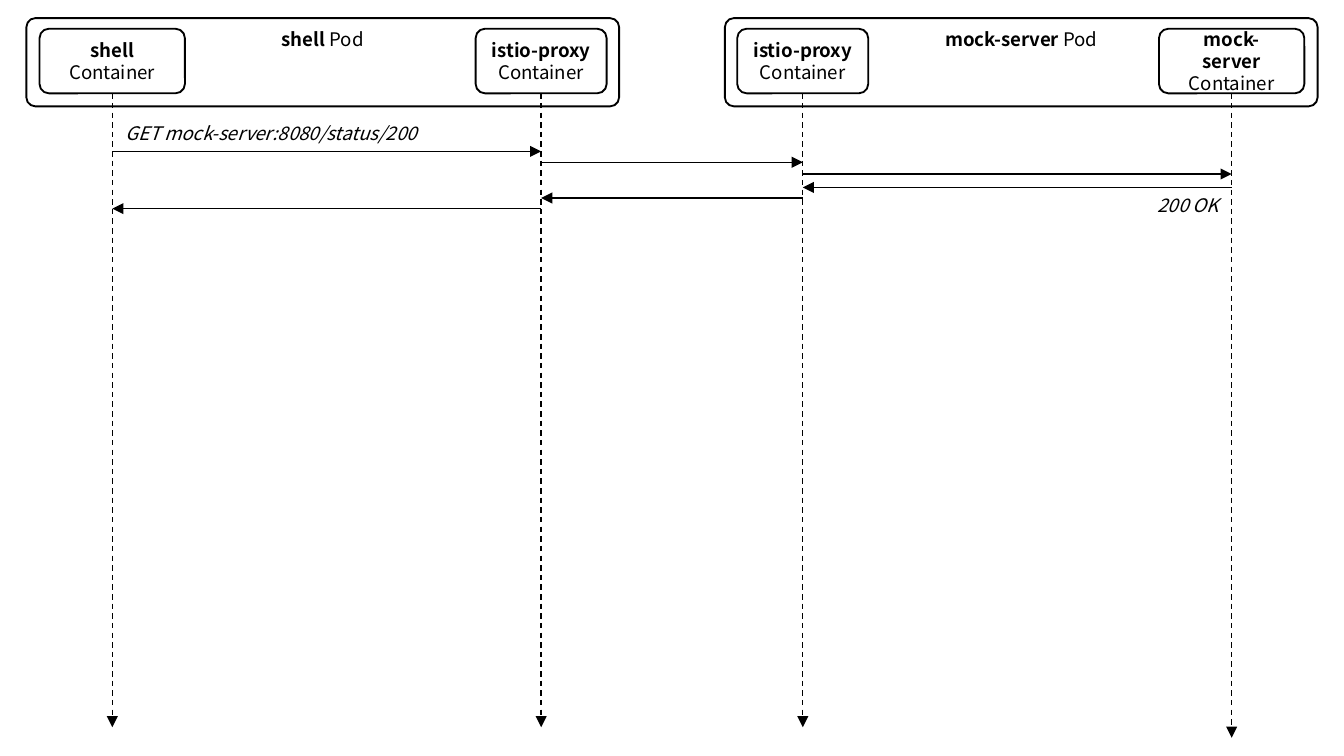
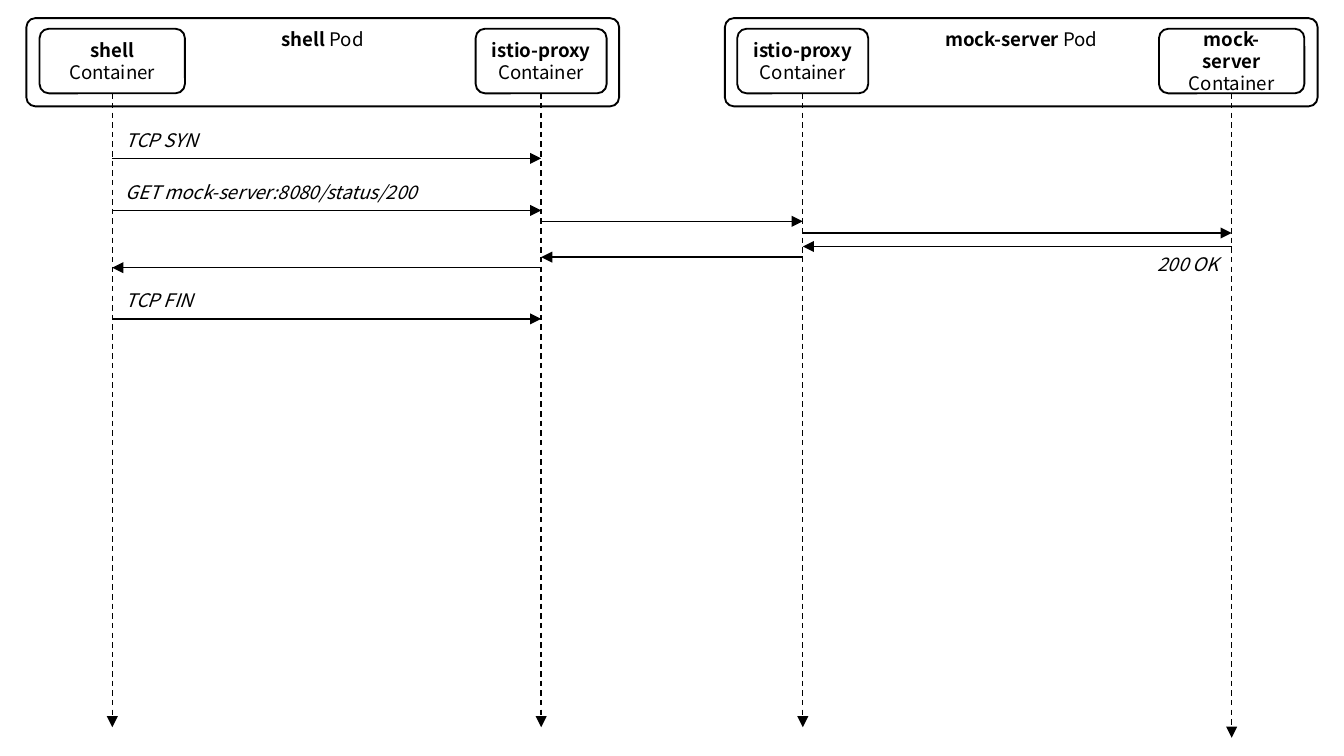
Before and after one commit to ssup2/blog-software, a slide deck: slide 3 of content/docs/theory-analysis/istio-sidecar-proxy-access-log/images/images.pptx (slide 2 before the commit). Drawn at 1344x756 pixels with LibreOffice and Linux fonts; fonts in the diff are those of the drawing. Boxes give left, top, right and bottom in pixels: in the first picture for what was removed or moved away, otherwise in the second. Text is boxed around its words. In the diff, an @@ line names an element or a change of style, - is before the commit and + after.

```diff
--- a/content/docs/theory-analysis/istio-sidecar-proxy-access-log/images/images.pptx
+++ b/content/docs/theory-analysis/istio-sidecar-proxy-access-log/images/images.pptx
@@ text added at [125, 133, 198, 148], 10 pt, text #000000, italic @@
+TCP SYN
@@ arrow added from (113, 159) to (542, 159), #000000 0.75 pt @@
@@ 6 arrows, 2 texts: place and size @@
-6 arrows, 2 texts at [113, 125, 1231, 213]
+6 arrows, 2 texts at [113, 184, 1231, 272]
@@ text added at [125, 293, 193, 308], 10 pt, text #000000, italic @@
+TCP FIN
@@ arrow added from (113, 319) to (542, 319), #000000 0.75 pt @@
```
Also in this commit, not shown: 4 other slides changed, 2 slides added, 6 other files.
